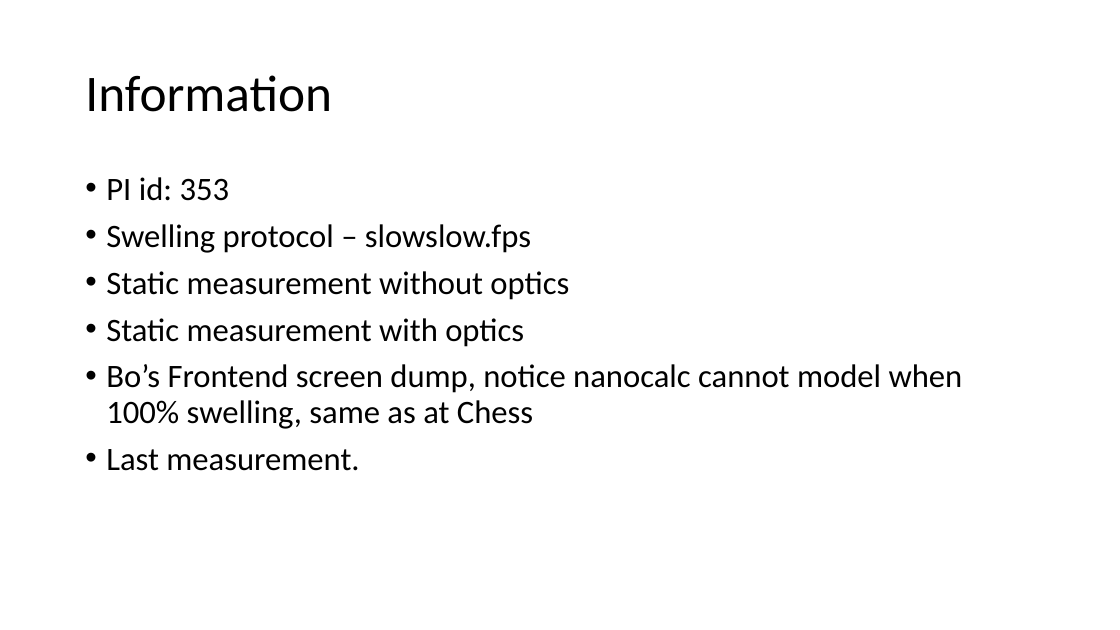
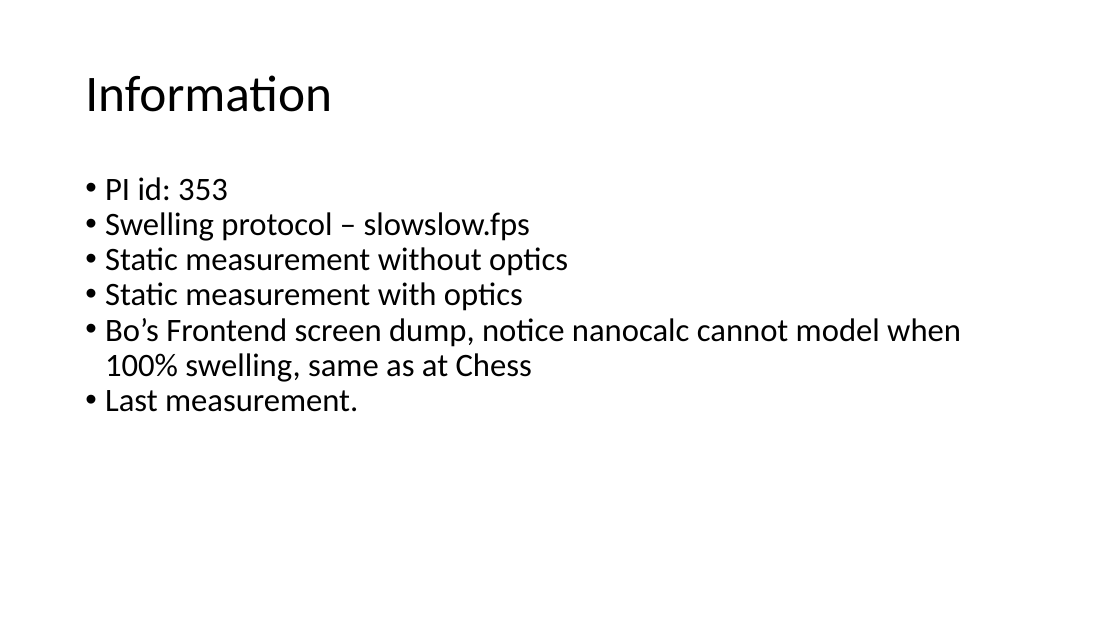
Before and after one commit to Cosinus0/MasterThesis, a slide deck: slide 2 of Thesis/matlab_code/PIswelling/PIswelling.pptx. Drawn at 1120x630 pixels with LibreOffice and Linux fonts; fonts in the diff are those of the drawing. Boxes give left, top, right and bottom in pixels: in the first picture for what was removed or moved away, otherwise in the second. Text is boxed around its words. In the diff, an @@ line names an element or a change of style, - is before the commit and + after.

```diff
--- a/Thesis/matlab_code/PIswelling/PIswelling.pptx
+++ b/Thesis/matlab_code/PIswelling/PIswelling.pptx
@@ text "PI id: 353" at (105, 177, 961, 412): indent changed; less space between paragraphs @@
```
Also in this commit, not shown: 3 other slides changed, 10 other files.
